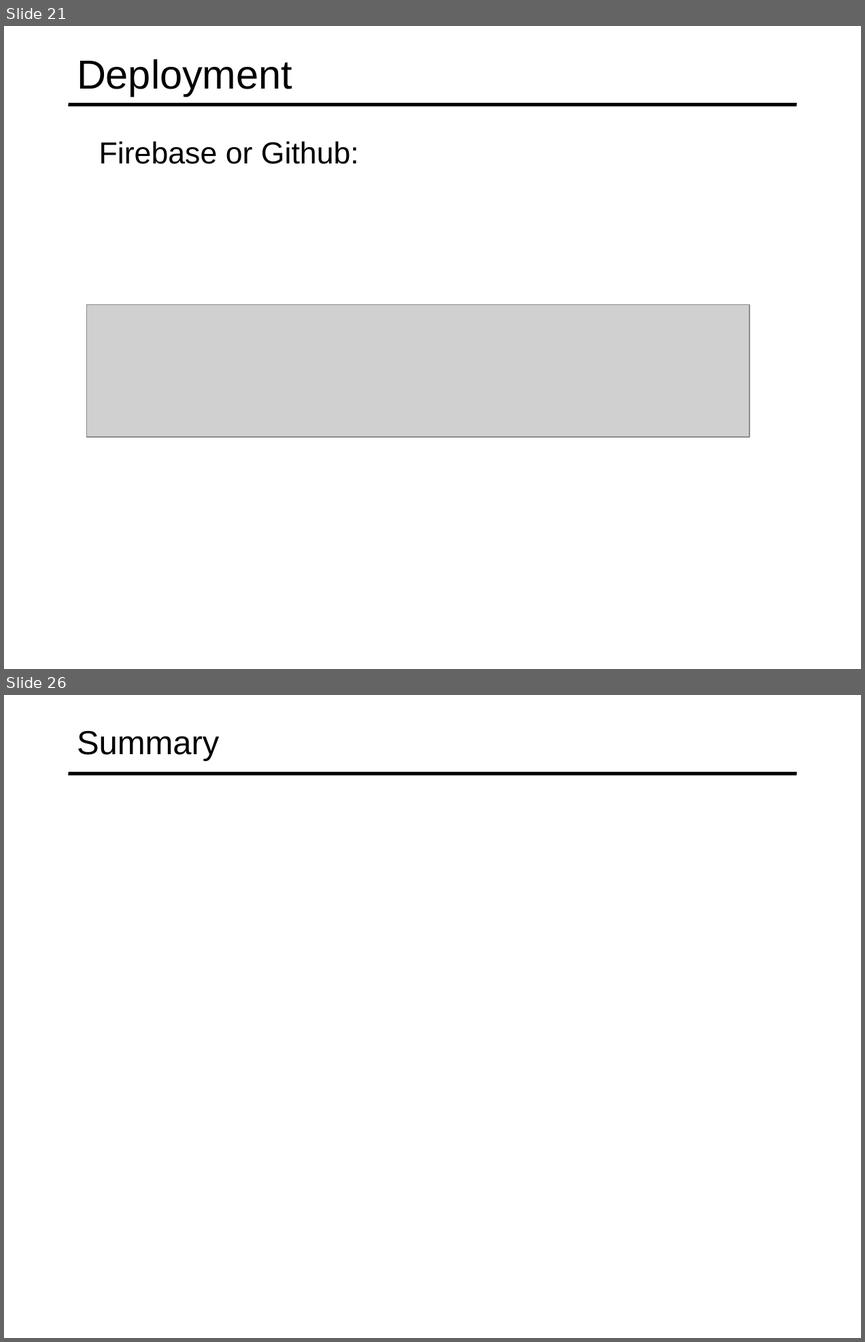
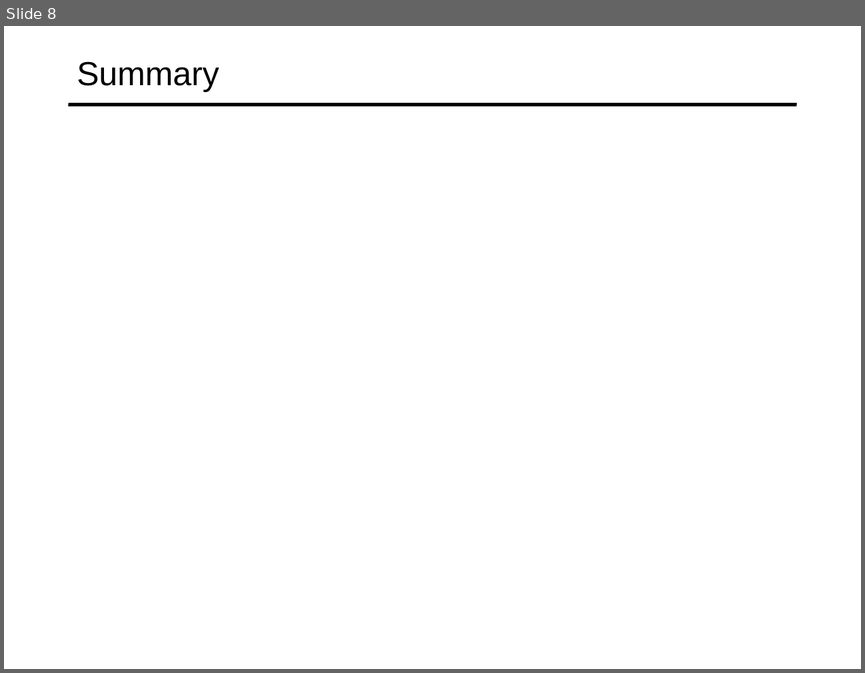
Before and after one commit to specter01wj/Jago_Link_Training, a slide deck: Angular/Angular7/Angular Advanced Course/Essentials/11.Building Real-time Server-less Apps with Firebase/L11_Building Real-time Server-less Apps with Firebase.ppt. Shown one above the other, each under a label of ours: slides 21 and 26 before the commit, slide 8 after it; the slides between them are not shown. The pictures are 865x1342 and 865x673 pixels, drawn with LibreOffice and Linux fonts; fonts in the diff are those of the drawing; grey boxes stand for pictures. Boxes give left, top, right and bottom in pixels: in the first picture for what was removed or moved away, otherwise in the second. Text is boxed around its words. In the diff, an @@ line names an element or a change of style, - is before the commit and + after.

```diff
--- a/Angular/Angular7/Angular Advanced Course/Essentials/11.Building Real-time Server-less Apps with Firebase/L11_Building Real-time Server-less Apps with Firebase.ppt
+++ b/Angular/Angular7/Angular Advanced Course/Essentials/11.Building Real-time Server-less Apps with Firebase/L11_Building Real-time Server-less Apps with Firebase.ppt
@@ slide 21 removed at box(4, 26, 861, 669), background #FFFFFF; not listed: 1 template element that a slide beside it also shows @@
@@ title removed at box(77, 59, 292, 95) @@
-Deployment
@@ text removed at box(99, 141, 359, 164) @@
-  Firebase or Github:
@@ picture removed at box(87, 305, 749, 437) @@
@@ what was slide 26 is now slide 8 @@
```
Also in this commit, not shown: 1 slide changed, 1 slide added, 18 other slides removed.
